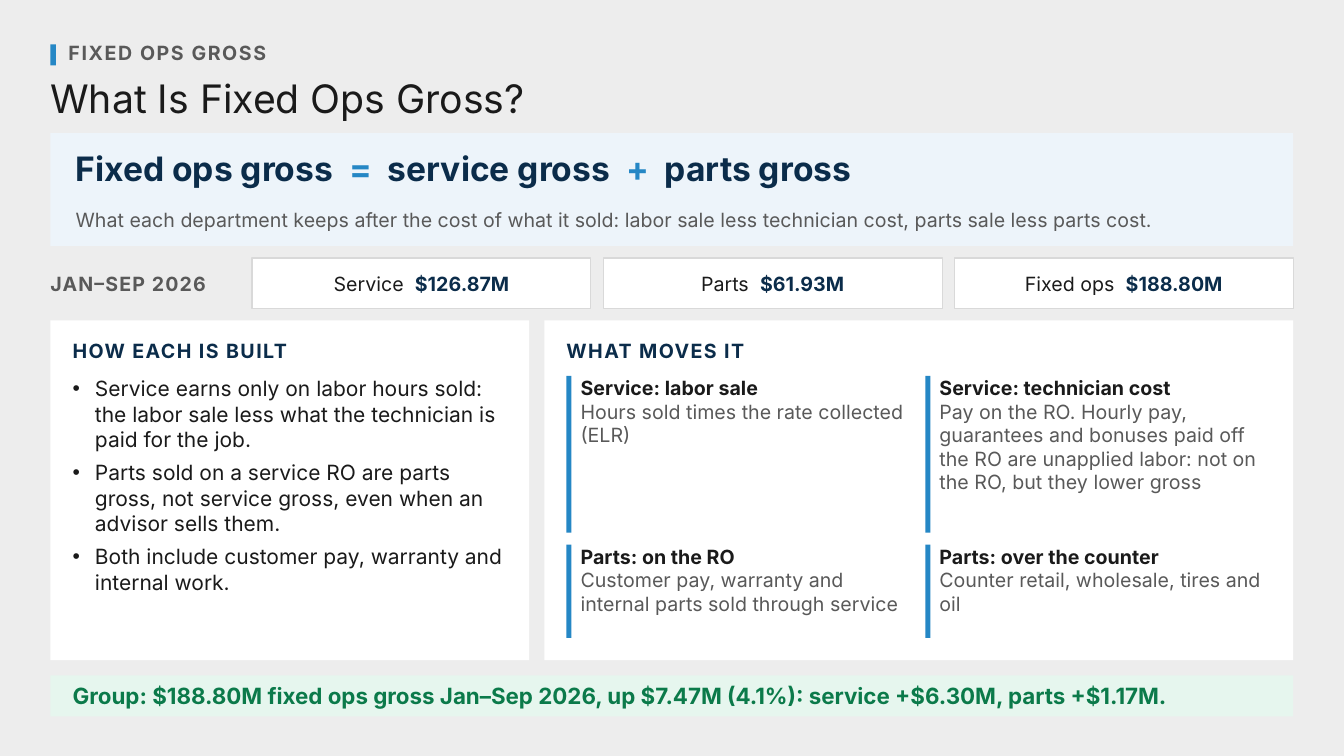
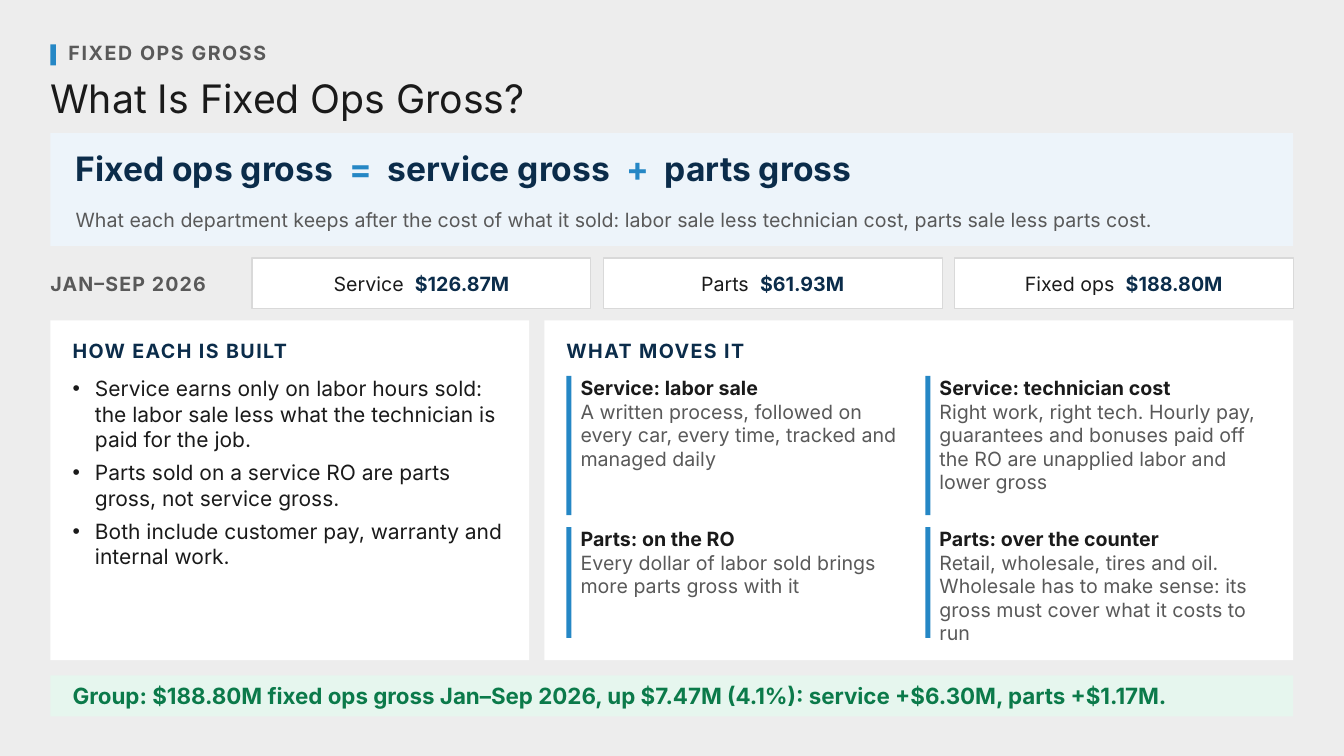
Before and after one commit to Ndresner/Noah, a slide deck: slide 13 of day2-deck/decks/Fixed Ops - Day 2 Example Test Deck.pptx (slide 11 before the commit). Drawn at 1344x756 pixels with LibreOffice and Linux fonts; fonts in the diff are those of the drawing. Boxes give left, top, right and bottom in pixels: in the first picture for what was removed or moved away, otherwise in the second. Text is boxed around its words. In the diff, an @@ line names an element or a change of style, - is before the commit and + after.

```diff
--- a/day2-deck/decks/Fixed Ops - Day 2 Example Test Deck.pptx
+++ b/day2-deck/decks/Fixed Ops - Day 2 Example Test Deck.pptx
@@ rectangle: place and size @@
-rectangle at [567, 376, 572, 532]
+rectangle at [567, 376, 572, 515]
@@ rectangle: place and size @@
-rectangle at [926, 376, 931, 532]
+rectangle at [926, 376, 931, 515]
@@ text at [581, 404, 897, 470]: text changed @@
-Hours sold times the rate collected (ELR)
+A written process, followed on every car, every time, tracked and managed daily
@@ text at [939, 404, 1255, 493]: text changed @@
-Pay on the RO. Hourly pay, guarantees and bonuses paid off the RO are unapplied labor: not on the RO, but they lower gross
+Right work, right tech. Hourly pay, guarantees and bonuses paid off the RO are unapplied labor and lower gross
@@ text at [95, 464, 450, 511]: text changed @@
-• Parts sold on a service RO are parts gross, not service gross, even when an advisor sells them.
+• Parts sold on a service RO are parts gross, not service gross.
@@ rectangle: place and size @@
-rectangle at [567, 544, 572, 638]
+rectangle at [567, 527, 572, 638]
@@ text "Parts: on the RO": place and size @@
-text "Parts: on the RO" at [581, 549, 898, 615]
+text "Parts: on the RO" at [581, 531, 875, 597]
@@ rectangle: place and size @@
-rectangle at [926, 544, 931, 638]
+rectangle at [926, 527, 931, 638]
@@ text "Parts: over the counter": place and size @@
-text "Parts: over the counter" at [939, 549, 1261, 611]
+text "Parts: over the counter" at [939, 531, 1246, 640]
@@ text at [581, 555, 875, 597]: text changed @@
-Customer pay, warranty and internal parts sold through service
+Every dollar of labor sold brings more parts gross with it
@@ text at [939, 555, 1246, 640]: text changed @@
-Counter retail, wholesale, tires and oil
+Retail, wholesale, tires and oil. Wholesale has to make sense: its gross must cover what it costs to run
```
Also in this commit, not shown: 20 other slides changed, 5 slides added, 10 slides removed, 48 other files.
